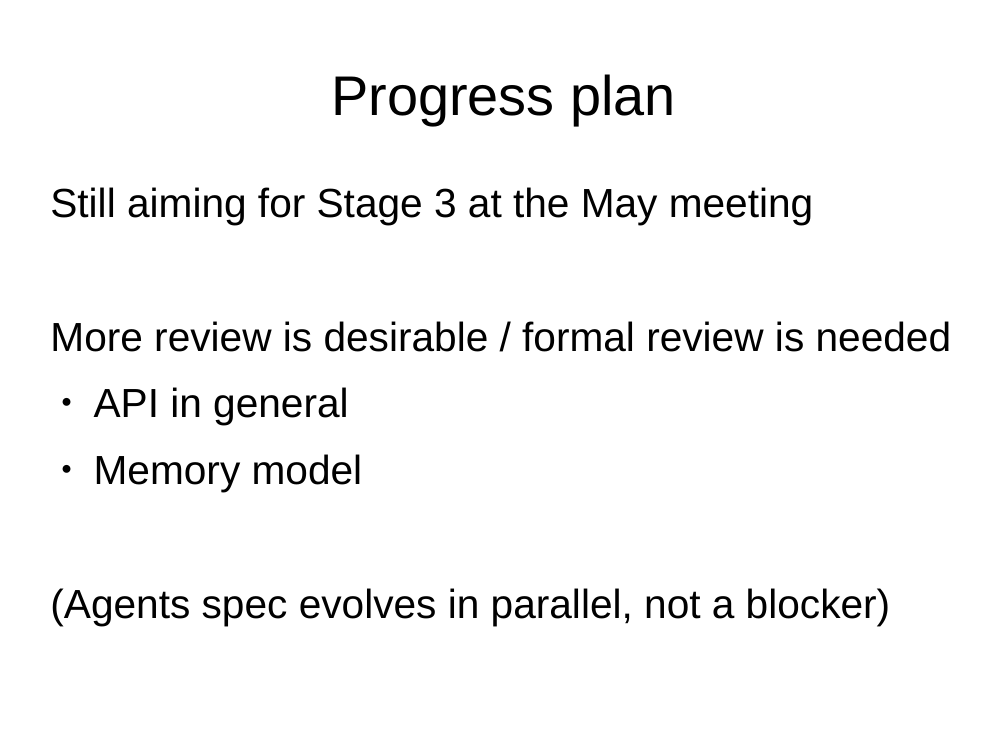
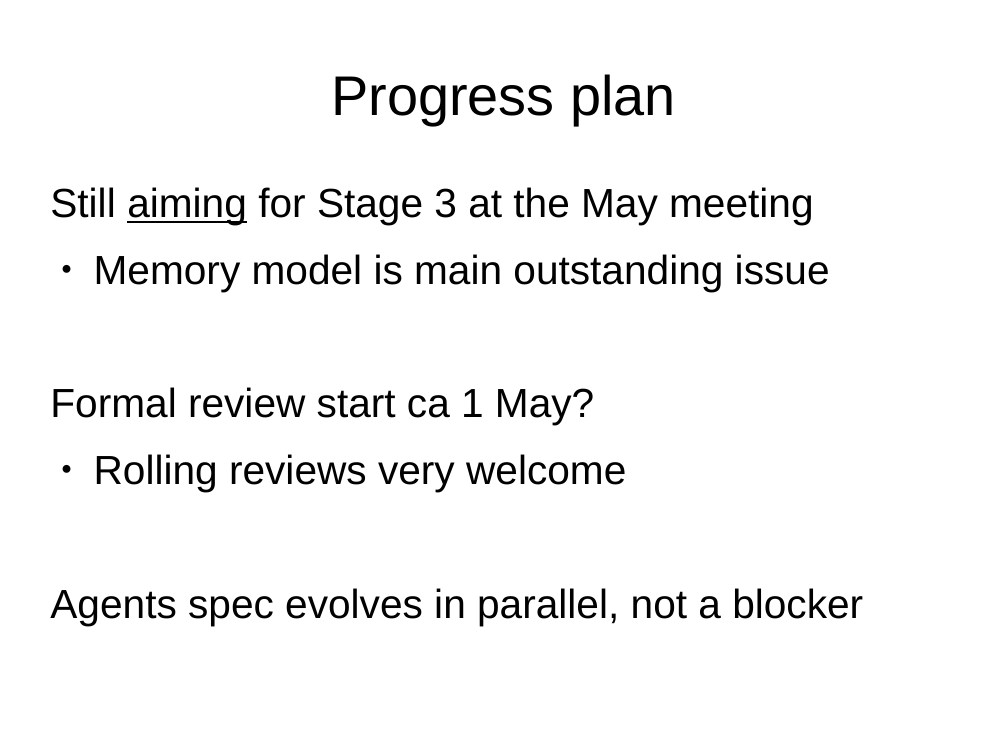
Before and after one commit to tc39/proposal-ecmascript-sharedmem, a slide deck: slide 23 of tc39/sharedmem-mar-2016.odp (slide 19 before the commit). Drawn at 1008x756 pixels with LibreOffice and Linux fonts; fonts in the diff are those of the drawing. Boxes give left, top, right and bottom in pixels: in the first picture for what was removed or moved away, otherwise in the second. Text is boxed around its words. In the diff, an @@ line names an element or a change of style, - is before the commit and + after.

Commit message:
Slides updated

```diff
--- a/tc39/sharedmem-mar-2016.odp
+++ b/tc39/sharedmem-mar-2016.odp
@@ text at <box>50,187,814,225</box>: underline on in "aiming" @@
@@ text at <box>50,254,863,625</box>: text changed @@
-More review is desirable / formal review is needed
-● API in general
-● Memory model
-(Agents spec evolves in parallel, not a blocker)
+● Memory model is main outstanding issue
+Formal review start ca 1 May?
+● Rolling reviews very welcome
+Agents spec evolves in parallel, not a blocker
```
Also in this commit, not shown: 10 other slides changed, 4 slides added, 1 other file.
